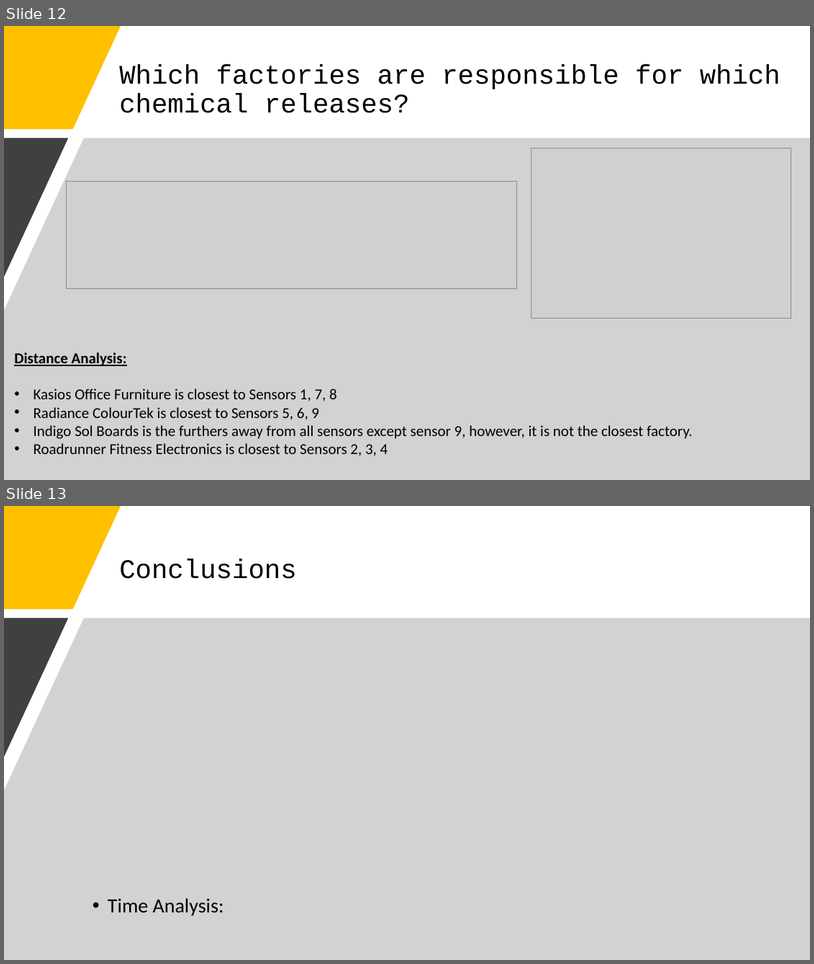
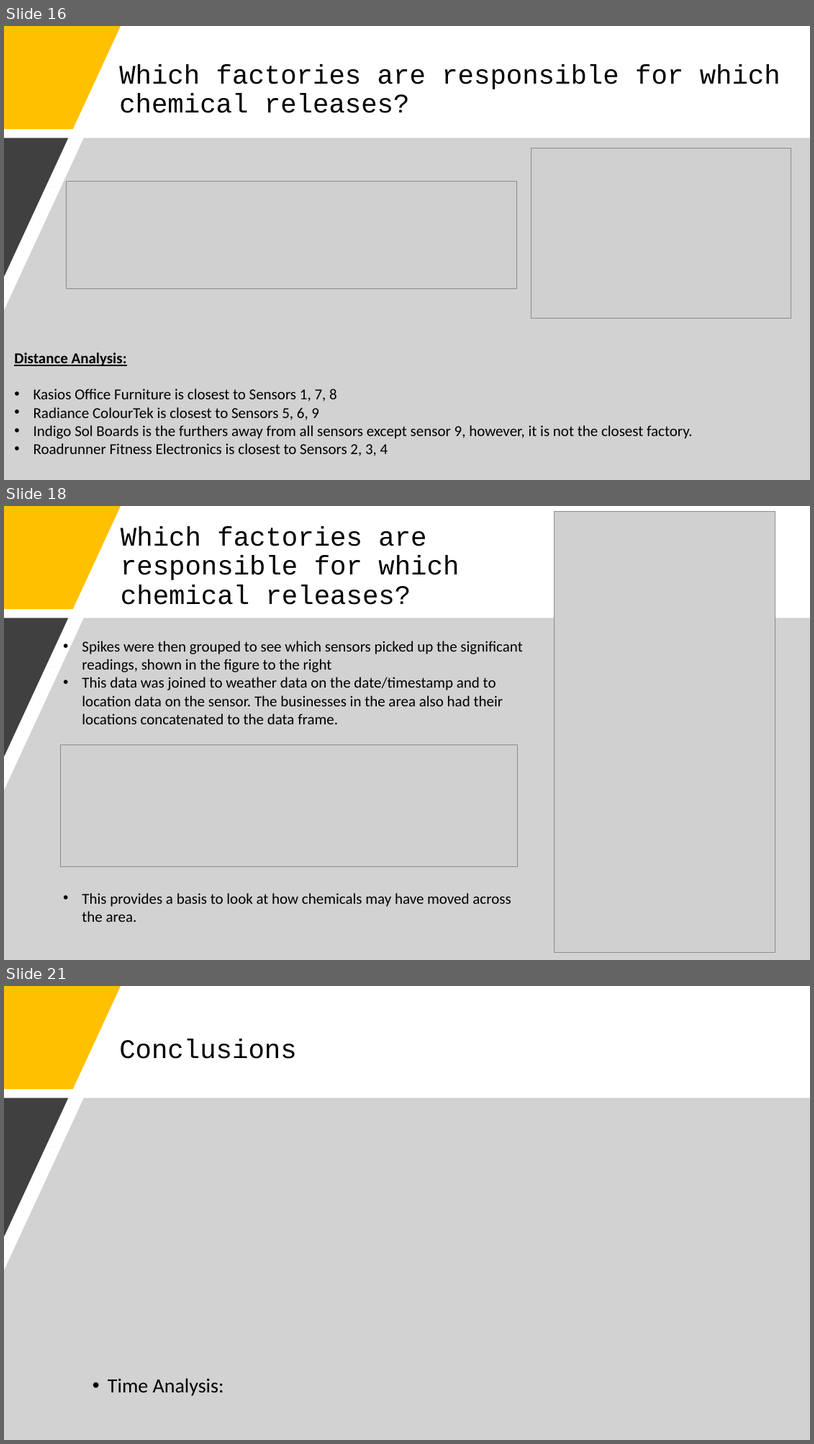
Before and after one commit to j-tice/capstone_final, a slide deck: Capstone Final Project Presentation.pptx. Shown one above the other, each under a label of ours: slides 12 and 13 before the commit, slides 16, 18 and 21 after it; the slides between them are not shown. The pictures are 814x964 and 814x1444 pixels, drawn with LibreOffice and Linux fonts; fonts in the diff are those of the drawing; grey boxes stand for pictures. Boxes give left, top, right and bottom in pixels: in the first picture for what was removed or moved away, otherwise in the second. Text is boxed around its words. In the diff, an @@ line names an element or a change of style, - is before the commit and + after.

```diff
--- a/Capstone Final Project Presentation.pptx
+++ b/Capstone Final Project Presentation.pptx
@@ slide 18 added at (4, 506, 810, 960), background #FFFFFF @@
@@ freeform shape added at (4, 506, 121, 609), fill #FFC000 @@
@@ title added at (121, 527, 459, 605), 32 pt, text #000000 @@
+Which factories are responsible for which chemical releases?
@@ picture added at (555, 512, 776, 952) @@
@@ freeform shape added at (4, 618, 810, 960), fill #A6A6A6 at 50% opacity @@
@@ freeform shape added at (4, 618, 68, 757), fill #404040 @@
@@ text added at (82, 641, 522, 724), 18 pt, text #000000 @@
+• Spikes were then grouped to see which sensors picked up the significant readings, shown in the figure to the right
+• This data was joined to weather data on the date/timestamp and to location data on the sensor. The businesses in the area also had their locations concatenated to the data frame.
@@ picture added at (60, 744, 517, 867) @@
@@ text added at (82, 893, 511, 921), 18 pt, text #000000 @@
+• This provides a basis to look at how chemicals may have moved across the area.
@@ what was slide 12 is now slide 16 @@
@@ what was slide 13 is now slide 21 @@
```
Also in this commit, not shown: 4 slides changed, 8 other slides added, 1 slide removed.
